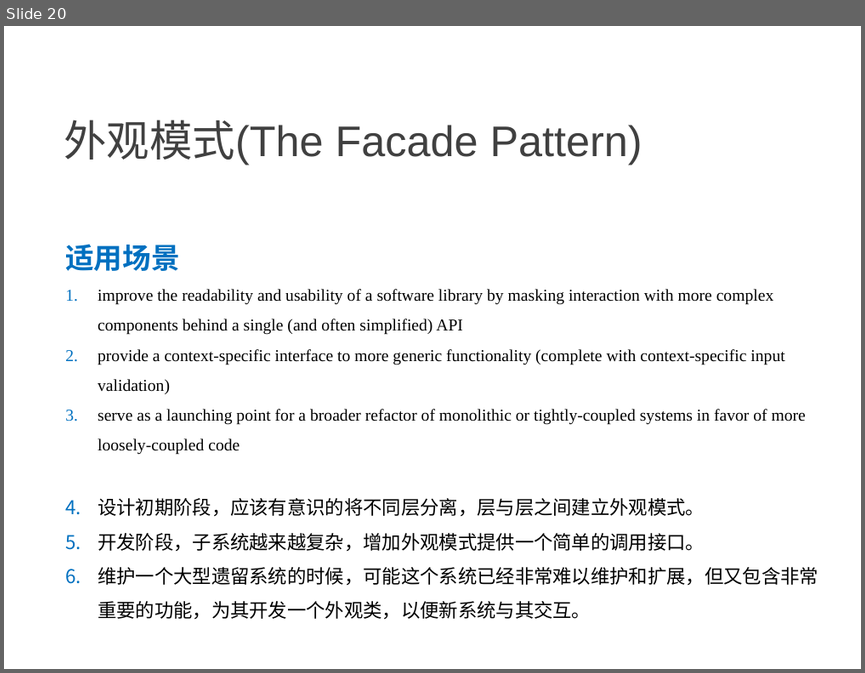
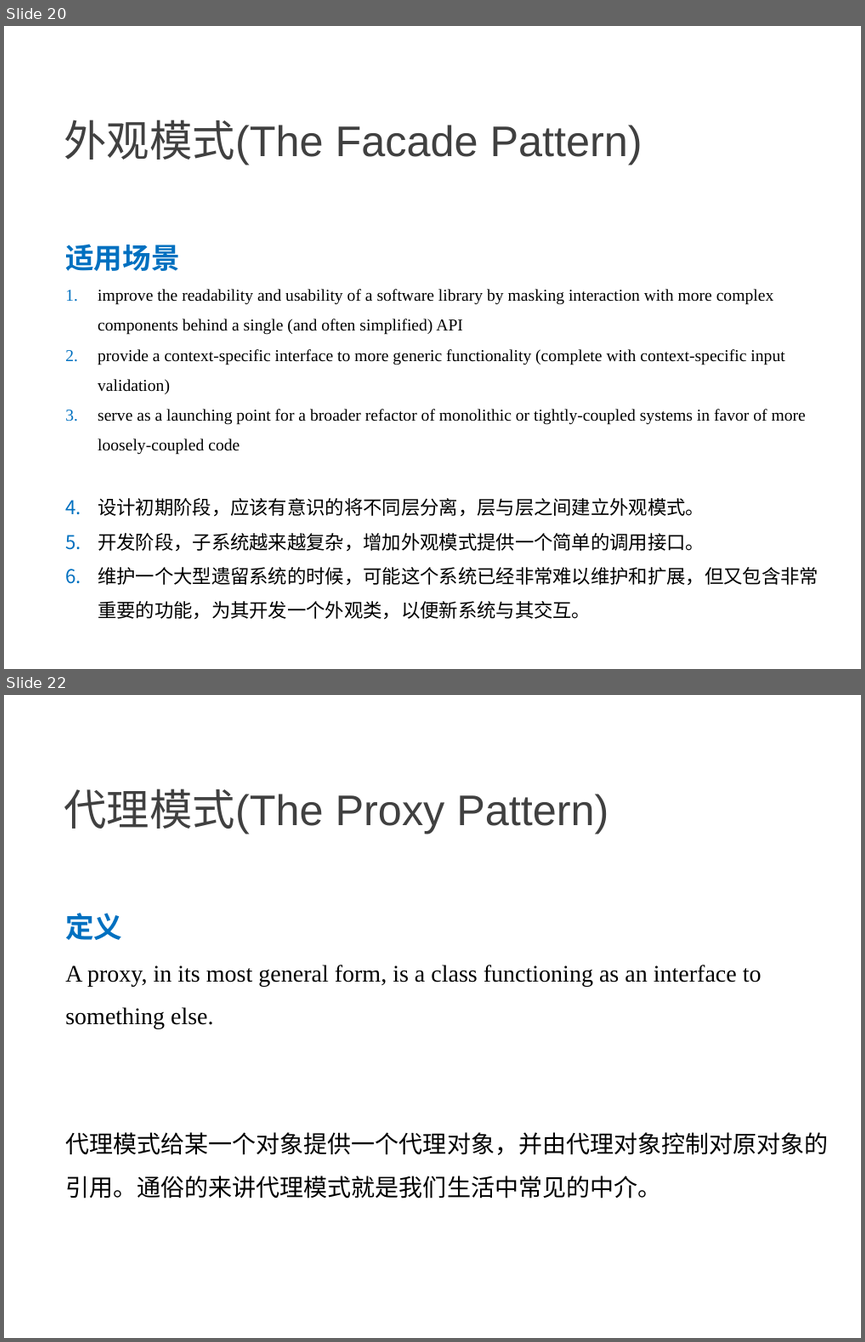
Before and after one commit to NewGr8Player/My-PPT, a slide deck: Design pattern/3.设计模式-结构型模式.pptx. Shown one above the other, each under a label of ours: slide 20 before the commit, slides 20 and 22 after it; the slides between them are not shown. The pictures are 865x673 and 865x1342 pixels, drawn with LibreOffice and Linux fonts; fonts in the diff are those of the drawing. Boxes give left, top, right and bottom in pixels: in the first picture for what was removed or moved away, otherwise in the second. Text is boxed around its words. In the diff, an @@ line names an element or a change of style, - is before the commit and + after.

Commit message:
Add     - 代理模式     - 桥接模式     - 享元模式

```diff
--- a/Design pattern/3.设计模式-结构型模式.pptx
+++ b/Design pattern/3.设计模式-结构型模式.pptx
@@ slide 22 added at (4, 695, 861, 1338), background #FFFFFF @@
@@ text added at (64, 789, 608, 834), 36 pt, text #404040 @@
+代理模式(The Proxy Pattern)
@@ text added at (65, 913, 828, 1198), 20 pt, text #000000 @@
+定义
+A proxy, in its most general form, is a class functioning as an interface to something else.
+代理模式给某一个对象提供一个代理对象，并由代理对象控制对原对象的引用。通俗的来讲代理模式就是我们生活中常见的中介。
```
Also in this commit, not shown: 12 other slides added.
